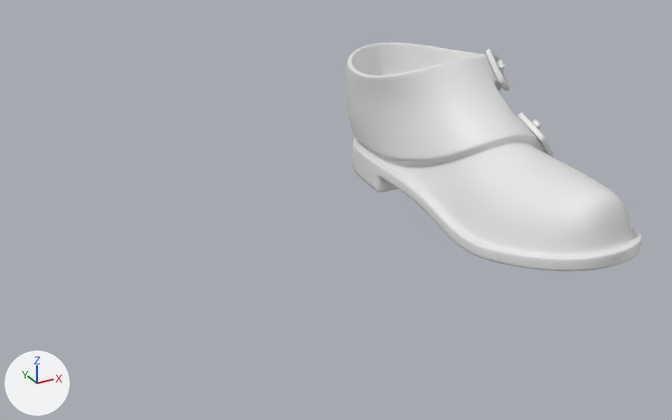
An edit to the Blender file Attires/Attires_Shoes/Attire_Shoes_ShoesStrapped/ShoesStrapped_HIGHPOLY.blend, drawn before and after from the same camera.
The view is the same before and after, from a 50 mm lens placed at (-0.288, -0.605, 0.285), pointed at (-0.004, -0.089, 0.027). Arrows for +X, +Y and +Z are at lower left; the lights stay in place.

Names of what the first picture shows: 'Attire_Shoes_ShoesStrapped_HIGHPOLY'.
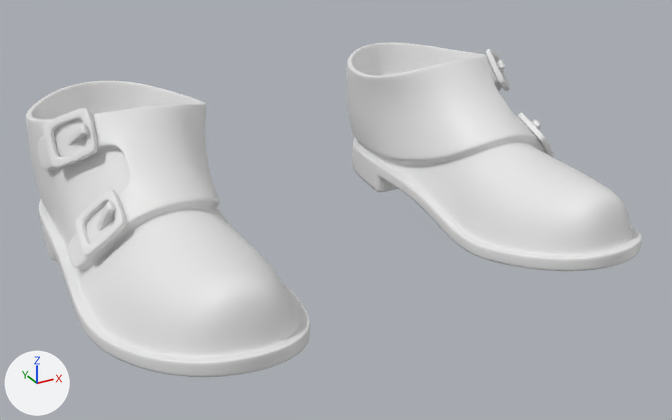
The change, as a diff of the scene's bpy script:
```diff
--- a/Attires/Attires_Shoes/Attire_Shoes_ShoesStrapped/ShoesStrapped_HIGHPOLY.blend.py
+++ b/Attires/Attires_Shoes/Attire_Shoes_ShoesStrapped/ShoesStrapped_HIGHPOLY.blend.py
@@ ob_attire_shoes_shoesstrapped_highpoly @@
 ob_attire_shoes_shoesstrapped_highpoly.location = (0.0, 0.0, 0.0)
+_m = ob_attire_shoes_shoesstrapped_highpoly.modifiers.new('Mirror', 'MIRROR')
 _m = ob_attire_shoes_shoesstrapped_highpoly.modifiers.new('Bevel', 'BEVEL')
```

Where the change shows, as pixel boxes [x1, y1, x2, y2] in the pictures (672 x 420 px):
'Attire_Shoes_ShoesStrapped_HIGHPOLY', modifiers changed (108% wider, 46% taller): before [346, 42, 641, 271]; after [26, 42, 641, 377]
